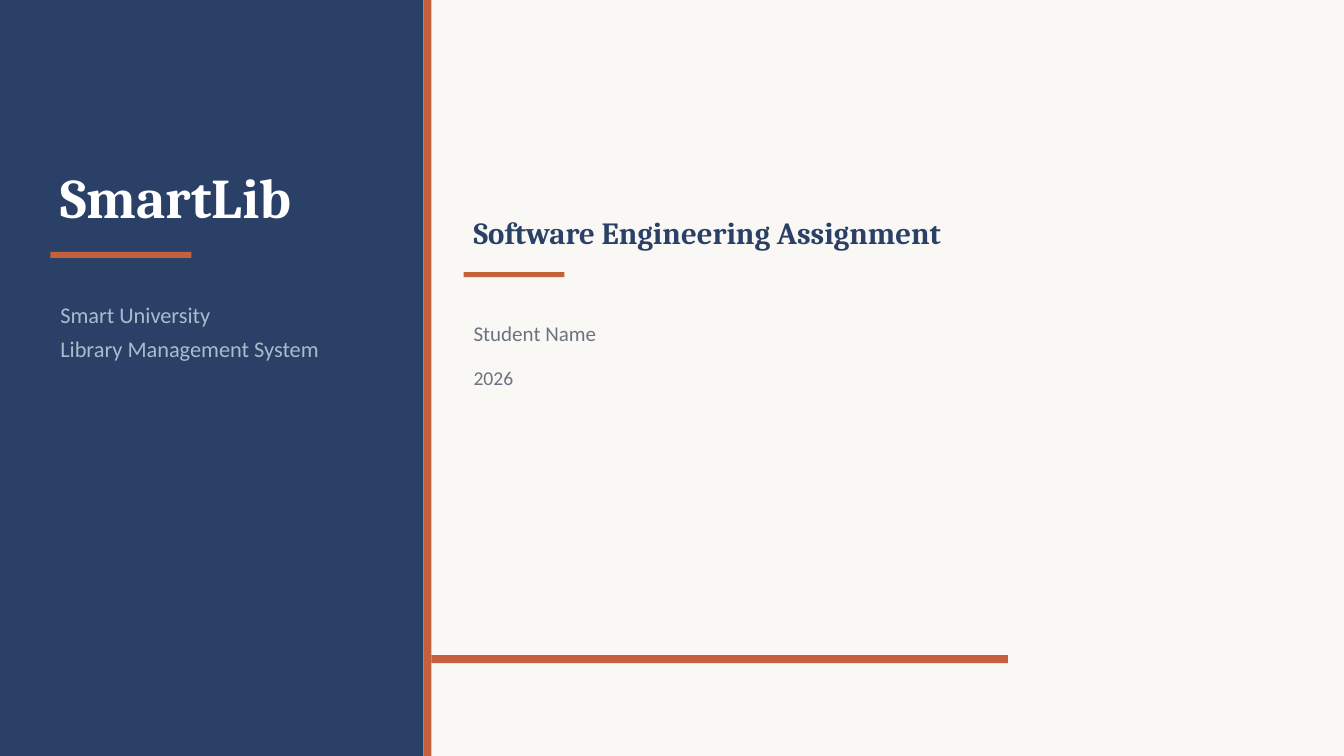
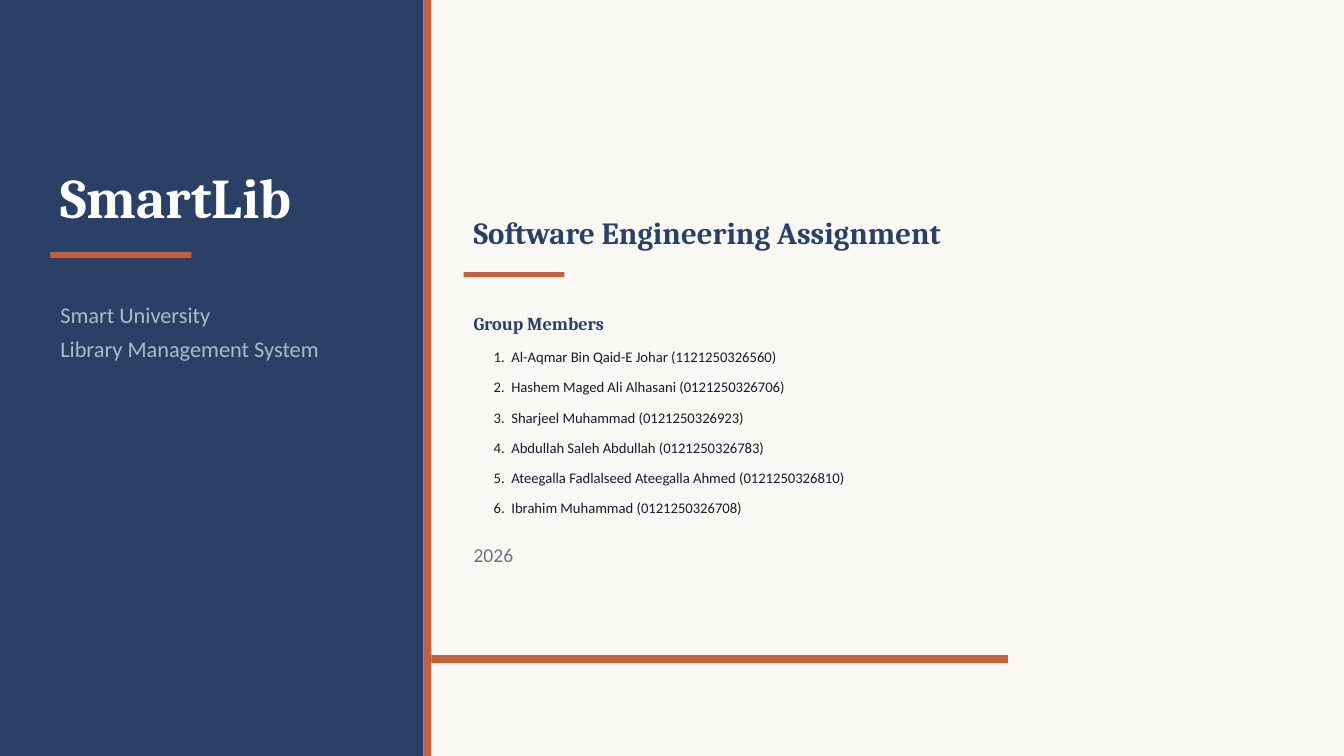
Before and after one commit to alaqmar-ai/Library-System, a slide deck: slide 1 of Software Engineering Assignment/SE_Presentation.pptx. Drawn at 1344x756 pixels with LibreOffice and Linux fonts; fonts in the diff are those of the drawing. Boxes give left, top, right and bottom in pixels: in the first picture for what was removed or moved away, otherwise in the second. Text is boxed around its words. In the diff, an @@ line names an element or a change of style, - is before the commit and + after.

Commit message:
Add group member names to all assignment reports and presentations

```diff
--- a/Software Engineering Assignment/SE_Presentation.pptx
+++ b/Software Engineering Assignment/SE_Presentation.pptx
@@ text at (474,317,604,334): text changed; size 15 to 13 pt; font Calibri to Cambria; text colour #6B7280 to #2B4066; bold on @@
-Student Name
+Group Members
@@ text added at (494,351,776,365), 10.5 pt, text #1A1A2E @@
+1. Al-Aqmar Bin Qaid-E Johar (1121250326560)
@@ text added at (494,381,784,395), 10.5 pt, text #1A1A2E @@
+2. Hashem Maged Ali Alhasani (0121250326706)
@@ text added at (494,412,744,426), 10.5 pt, text #1A1A2E @@
+3. Sharjeel Muhammad (0121250326923)
@@ text added at (494,442,764,455), 10.5 pt, text #1A1A2E @@
+4. Abdullah Saleh Abdullah (0121250326783)
@@ text added at (494,472,844,486), 10.5 pt, text #1A1A2E @@
+5. Ateegalla Fadlalseed Ateegalla Ahmed (0121250326810)
@@ text added at (494,502,742,515), 10.5 pt, text #1A1A2E @@
+6. Ibrahim Muhammad (0121250326708)
@@ text "2026": place and size @@
-text "2026" at (474,372,514,385)
+text "2026" at (474,549,514,562)
```
Also in this commit, not shown: 8 other files.
